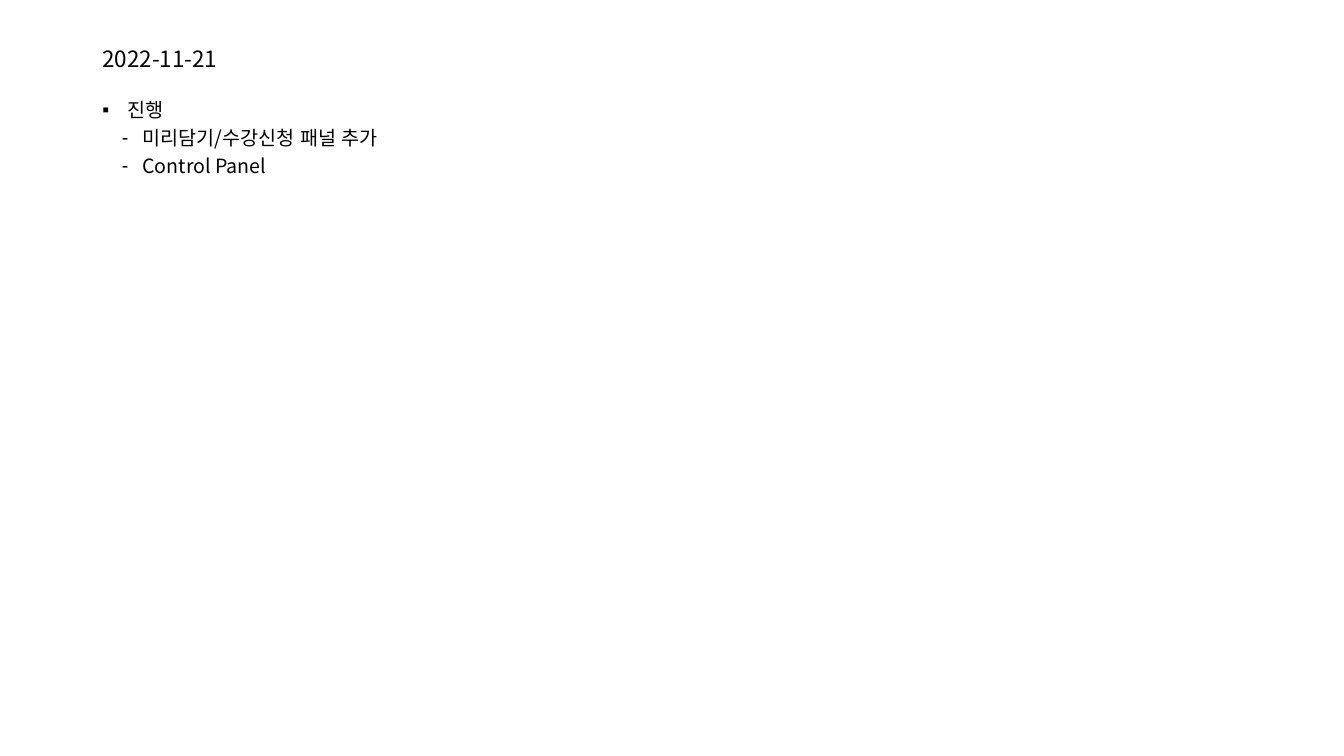
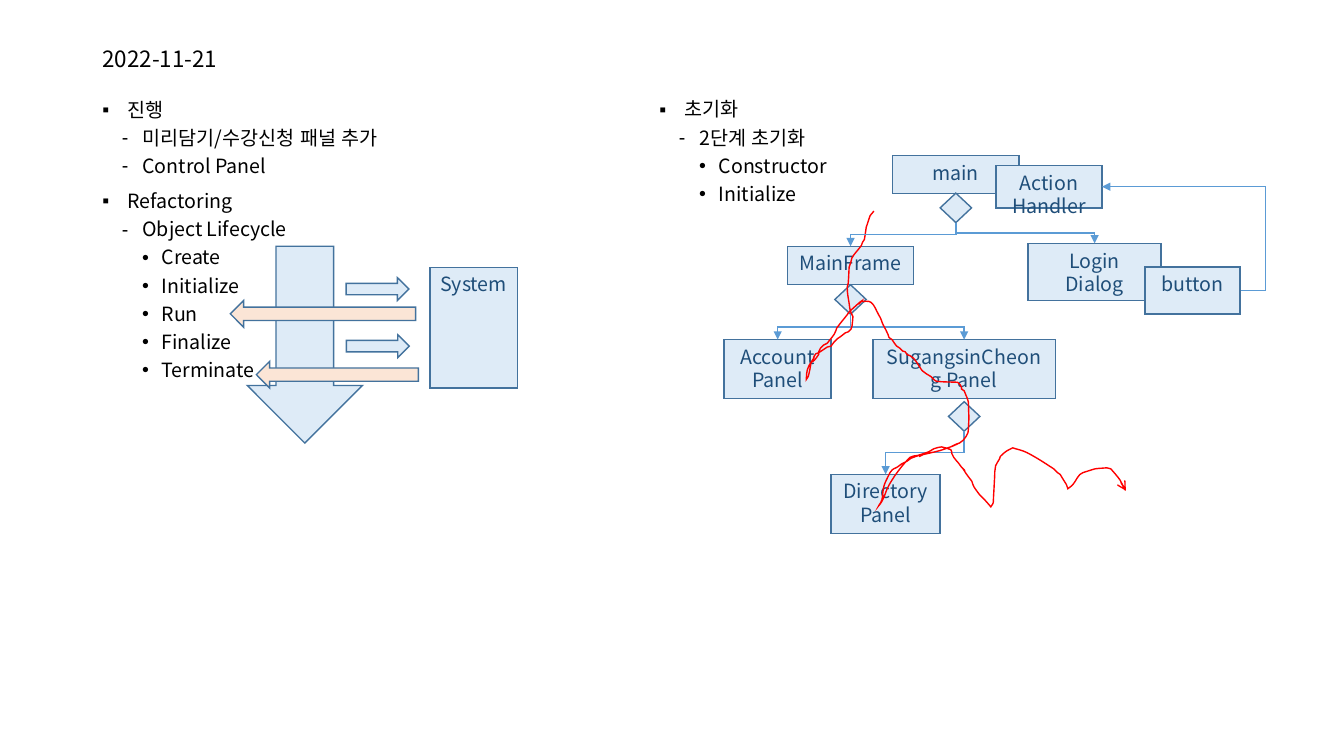
Before and after one commit to mjuclass/202202, a slide deck: slide 59 of SugangSincheong-A/객체지향프로그래밍-A.pptx. Drawn at 1344x756 pixels with LibreOffice and Linux fonts; fonts in the diff are those of the drawing. Boxes give left, top, right and bottom in pixels: in the first picture for what was removed or moved away, otherwise in the second. Text is boxed around its words. In the diff, an @@ line names an element or a change of style, - is before the commit and + after.

```diff
--- a/SugangSincheong-A/객체지향프로그래밍-A.pptx
+++ b/SugangSincheong-A/객체지향프로그래밍-A.pptx
@@ text added at (x1=685, y1=99, x2=827, y2=202), 14 pt, text #000000 @@
+▪ 초기화
+  ‐ 2단계 초기화
+    • Constructor
+    • Initialize
@@ rectangle added at (x1=892, y1=155, x2=1018, y2=194), fill #DEEBF7, outline #43739E 1 pt, 14 pt, text #1F4E79 @@
+main
@@ rectangle added at (x1=996, y1=165, x2=1102, y2=208), fill #DEEBF7, outline #43739E 1 pt, 14 pt, text #1F4E79 @@
+Action Handler
@@ text at (x1=128, y1=192, x2=287, y2=378): paragraphs added @@
+▪ Refactoring
+  ‐ Object Lifecycle
+    • Create
+    • Initialize
+    • Run
+    • Finalize
+    • Terminate
@@ diamond added at (x1=941, y1=194, x2=972, y2=223), fill #DEEBF7, outline #43739E 1 pt @@
@@ elbow arrow added from (1240, 290) to (1102, 187), #5B9BD5 1 pt @@
@@ freeform shape added at (x1=807, y1=211, x2=1126, y2=506), outline #FF0000 1 pt @@
@@ elbow arrow added from (956, 223) to (851, 246), #5B9BD5 1 pt @@
@@ elbow arrow added from (956, 223) to (1095, 244), #5B9BD5 1 pt @@
@@ down arrow added at (x1=247, y1=246, x2=362, y2=443), fill #DEEBF7, outline #43739E 1 pt @@
@@ rectangle added at (x1=430, y1=267, x2=517, y2=388), fill #DEEBF7, outline #43739E 1 pt, 14 pt, text #1F4E79 @@
+System
@@ rectangle added at (x1=787, y1=246, x2=913, y2=284), fill #DEEBF7, outline #43739E 1 pt, 14 pt, text #1F4E79 @@
+MainFrame
@@ rectangle added at (x1=1028, y1=244, x2=1162, y2=301), fill #DEEBF7, outline #43739E 1 pt, 14 pt, text #1F4E79 @@
+Login Dialog
@@ rectangle added at (x1=1145, y1=267, x2=1240, y2=315), fill #DEEBF7, outline #43739E 1 pt, 14 pt, text #1F4E79 @@
+button
@@ right arrow added at (x1=346, y1=277, x2=408, y2=300), fill #DEEBF7, outline #43739E 1 pt @@
@@ diamond added at (x1=835, y1=284, x2=866, y2=314), fill #DEEBF7, outline #43739E 1 pt @@
@@ left arrow added at (x1=230, y1=300, x2=415, y2=327), fill #FBE5D6, outline #43739E 1 pt @@
@@ elbow arrow added from (851, 315) to (777, 340), #5B9BD5 1 pt @@
@@ elbow arrow added from (851, 315) to (965, 340), #5B9BD5 1 pt @@
@@ right arrow added at (x1=347, y1=335, x2=409, y2=358), fill #DEEBF7, outline #43739E 1 pt @@
@@ rectangle added at (x1=724, y1=340, x2=831, y2=398), fill #DEEBF7, outline #43739E 1 pt, 14 pt, text #1F4E79 @@
+Account Panel
@@ rectangle added at (x1=873, y1=340, x2=1056, y2=398), fill #DEEBF7, outline #43739E 1 pt, 14 pt, text #1F4E79 @@
+SugangsinCheong Panel
@@ left arrow added at (x1=256, y1=361, x2=418, y2=387), fill #FBE5D6, outline #43739E 1 pt @@
@@ diamond added at (x1=949, y1=402, x2=980, y2=432), fill #DEEBF7, outline #43739E 1 pt @@
@@ elbow arrow added from (965, 432) to (886, 475), #5B9BD5 1 pt @@
@@ rectangle added at (x1=831, y1=475, x2=940, y2=533), fill #DEEBF7, outline #43739E 1 pt, 14 pt, text #1F4E79 @@
+Directory Panel
```
Also in this commit, not shown: 11 other files.
